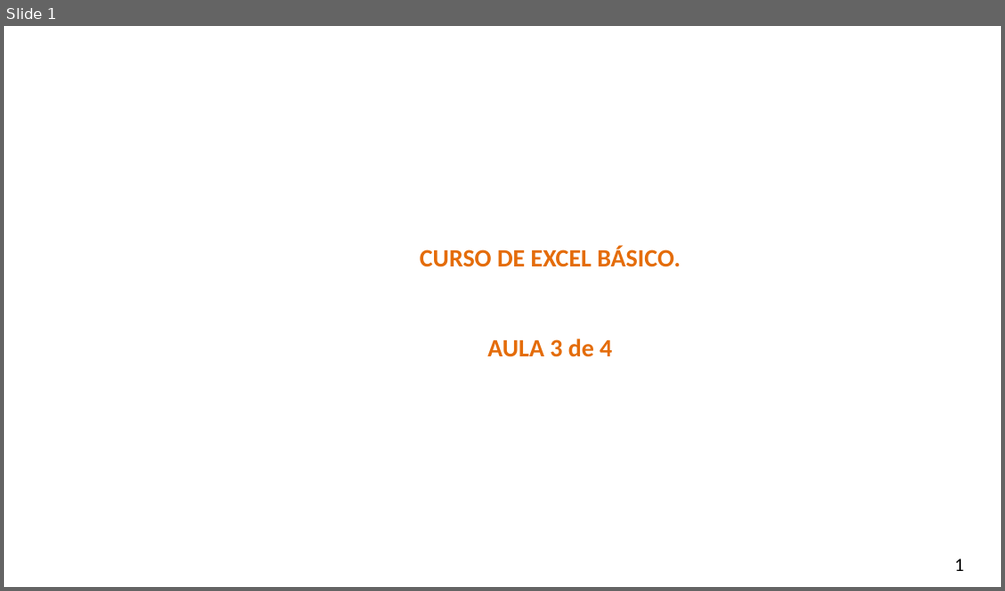
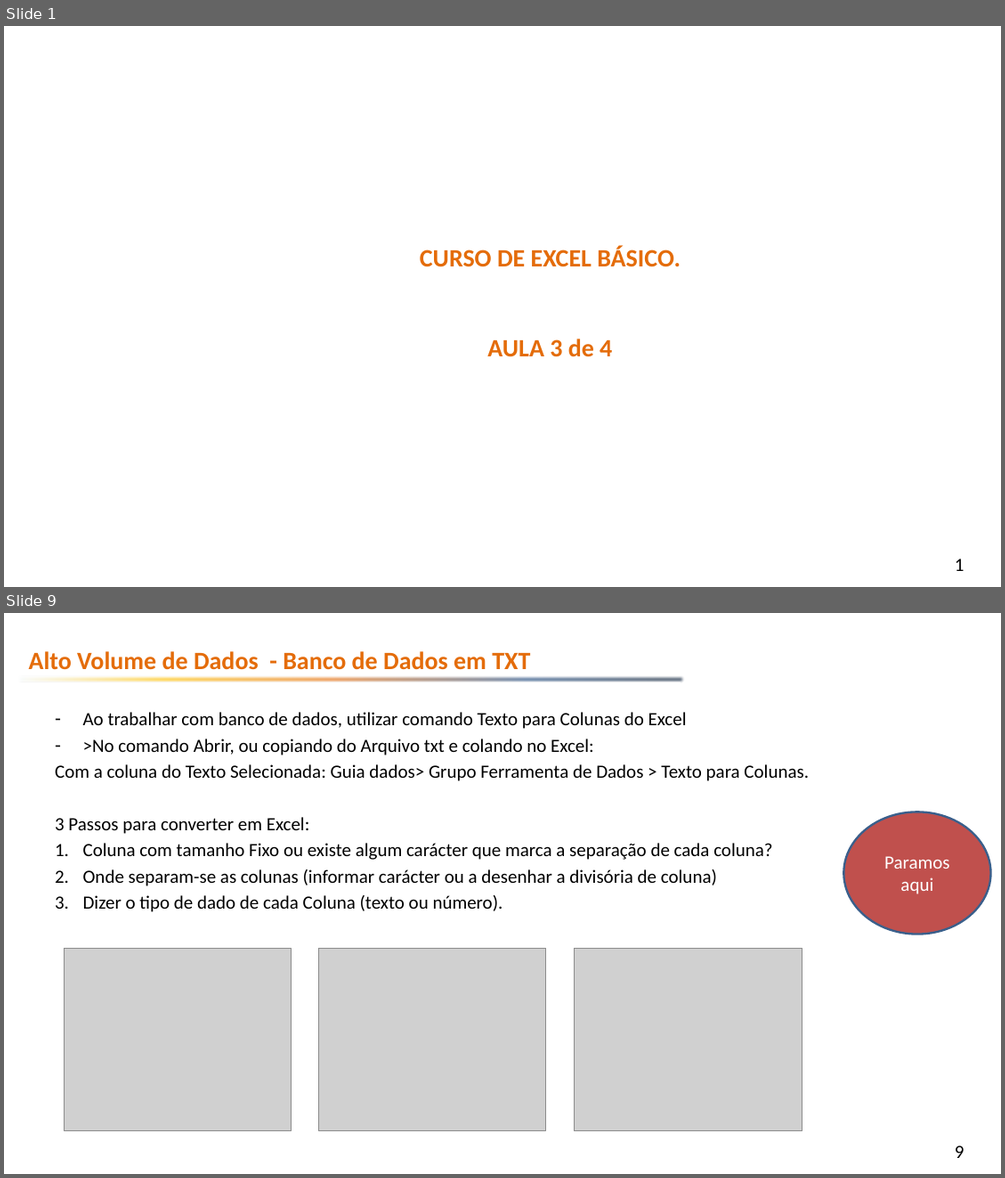
Before and after one commit to smart-planning/Excel_Basico, a slide deck: Aula3/Atividades.pptx. Shown one above the other, each under a label of ours: slide 1 before the commit, slides 1 and 9 after it; the slides between them are not shown. The pictures are 1005x591 and 1005x1178 pixels, drawn with LibreOffice and Linux fonts; fonts in the diff are those of the drawing; grey boxes stand for pictures; background and template pictures are left out. Boxes give left, top, right and bottom in pixels: in the first picture for what was removed or moved away, otherwise in the second. Text is boxed around its words. In the diff, an @@ line names an element or a change of style, - is before the commit and + after.

```diff
--- a/Aula3/Atividades.pptx
+++ b/Aula3/Atividades.pptx
@@ slide 9 added at (4, 613, 1001, 1174), background picture (left out); not listed: 1 template element that a slide beside it also shows @@
@@ text added at (29, 651, 530, 670), 24 pt, text #E46C0A, bold @@
+Alto Volume de Dados - Banco de Dados em TXT
@@ right arrow added at (18, 674, 685, 685), fill gradient #F6FBFC to #FFC000 to #E46C0A to #1F497D to #0F243E @@
@@ text added at (55, 712, 809, 912), 18 pt, text #000000 @@
+– Ao trabalhar com banco de dados, utilizar comando Texto para Colunas do Excel
+– >No comando Abrir, ou copiando do Arquivo txt e colando no Excel:
+Com a coluna do Texto Selecionada: Guia dados> Grupo Ferramenta de Dados > Texto para Colunas.
+3 Passos para converter em Excel:
+1. Coluna com tamanho Fixo ou existe algum carácter que marca a separação de cada coluna?
+2. Onde separam-se as colunas (informar carácter ou a desenhar a divisória de coluna)
+3. Dizer o tipo de dado de cada Coluna (texto ou número).
@@ ellipse added at (844, 811, 991, 933), fill #C0504D, outline #3A5F8C 2 pt, 18 pt, text #FFFFFF @@
+Paramos aqui
@@ picture added at (64, 948, 291, 1130) @@
@@ picture added at (319, 948, 546, 1130) @@
@@ picture added at (574, 948, 802, 1131) @@
```
Also in this commit, not shown: 7 other slides added, 4 slides removed, 4 other files.
